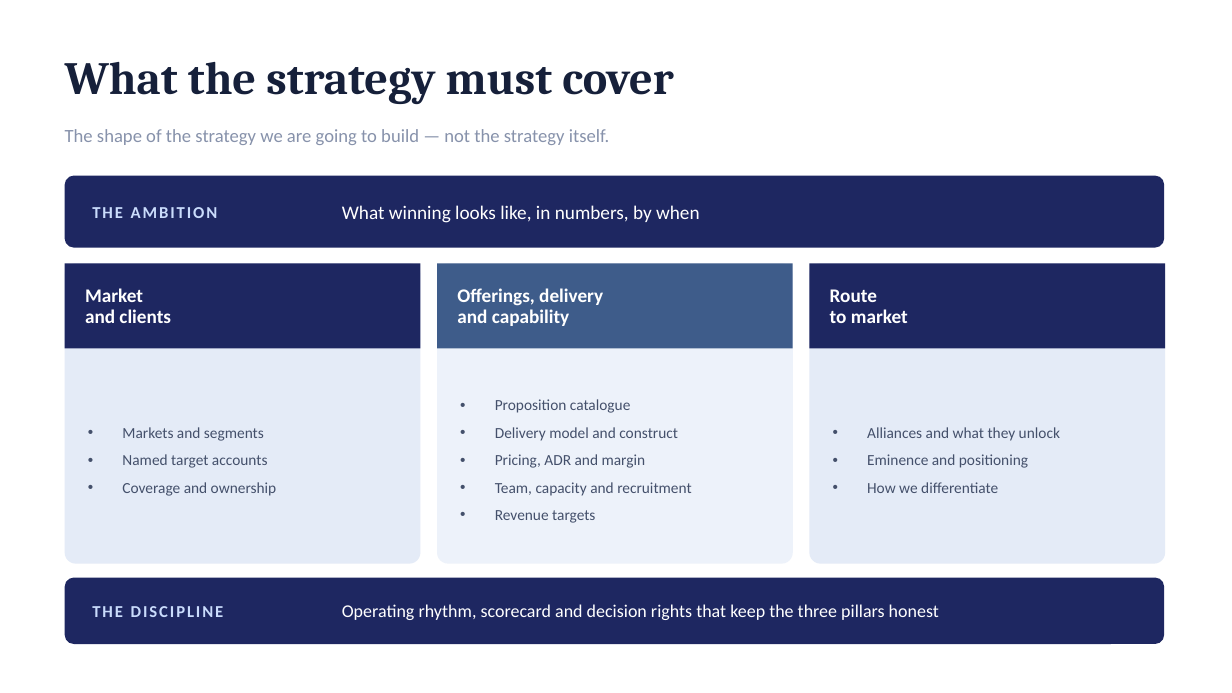
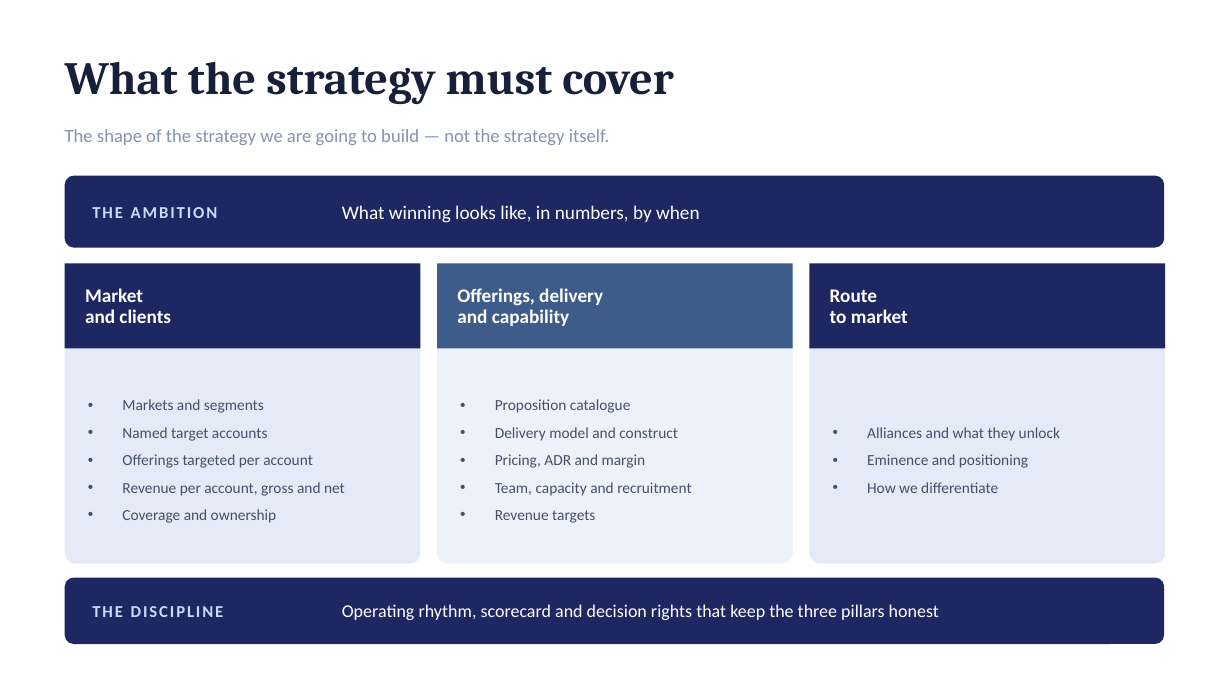
Before and after one commit to dhajjar-cyber/bae, a slide deck: slide 4 of FSI strategy/EAIND-FSI-Strategy-Development-Plan.pptx. Drawn at 1232x693 pixels with LibreOffice and Linux fonts; fonts in the diff are those of the drawing. Boxes give left, top, right and bottom in pixels: in the first picture for what was removed or moved away, otherwise in the second. Text is boxed around its words. In the diff, an @@ line names an element or a change of style, - is before the commit and + after.

```diff
--- a/FSI strategy/EAIND-FSI-Strategy-Development-Plan.pptx
+++ b/FSI strategy/EAIND-FSI-Strategy-Development-Plan.pptx
@@ text at (122, 454, 345, 496): paragraphs added @@
+• Offerings targeted per account
+• Revenue per account, gross and net
```
Also in this commit, not shown: 7 other slides changed, 1 slide added, 2 other files.
